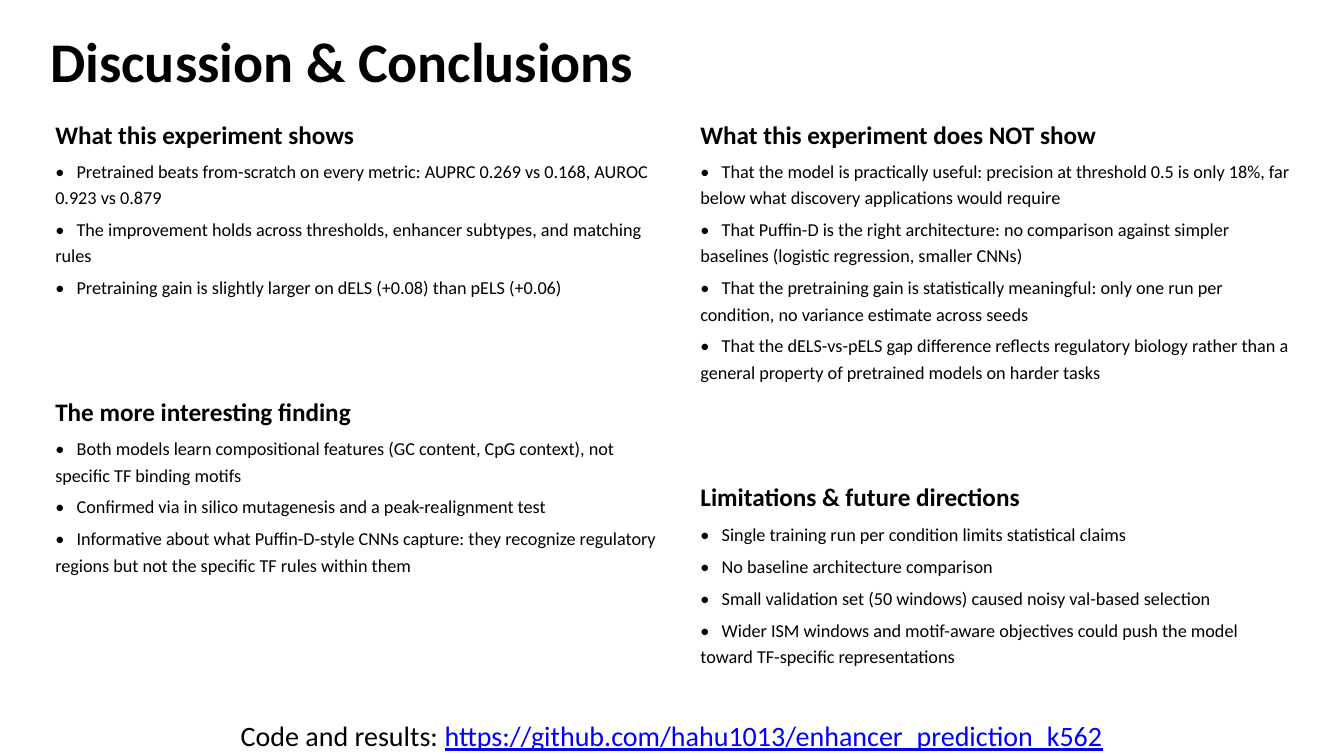
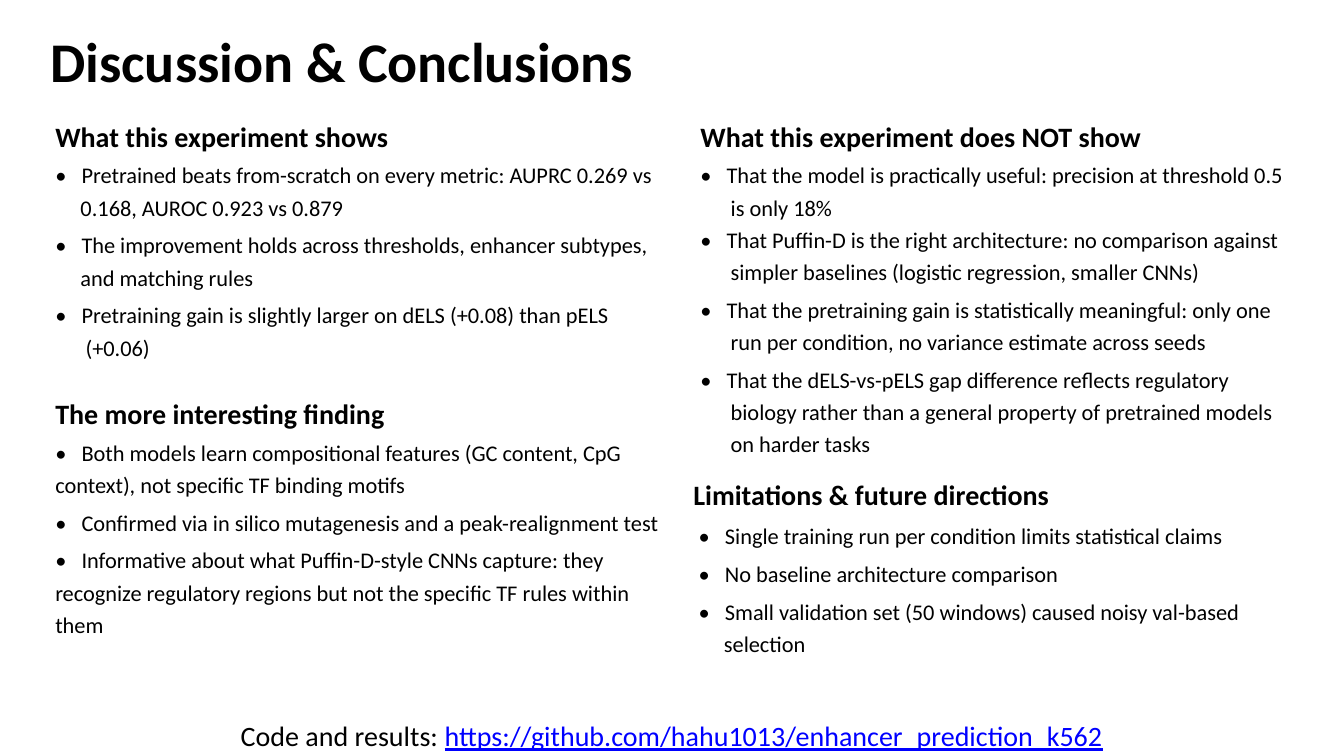
Before and after one commit to hahu1013/enhancer_prediction_k562, a slide deck: slide 11 of slides/K562_enhancer_prediction.pptx. Drawn at 1344x756 pixels with LibreOffice and Linux fonts; fonts in the diff are those of the drawing. Boxes give left, top, right and bottom in pixels: in the first picture for what was removed or moved away, otherwise in the second. Text is boxed around its words. In the diff, an @@ line names an element or a change of style, - is before the commit and + after.

```diff
--- a/slides/K562_enhancer_prediction.pptx
+++ b/slides/K562_enhancer_prediction.pptx
@@ text at [727, 167, 1282, 284]: text changed; size 13 to 16 pt @@
-• That the model is practically useful: precision at threshold 0.5 is only 18%, far below what discovery applications would require
-• That Puffin-D is the right architecture: no comparison against simpler baselines (logistic regression, smaller CNNs)
+• That the model is practically useful: precision at threshold 0.5
+is only 18%
+• That Puffin-D is the right architecture: no comparison against
+simpler baselines (logistic regression, smaller CNNs)
@@ text at [727, 302, 1272, 452]: size 13 to 16 pt in "• That the pretraining gain is statistically ...", "• That the dELS-vs-pELS gap difference reflects ..." @@
@@ size 18 to 20 pt in 4 elements at [55, 127, 388, 152], [55, 404, 384, 429], [700, 127, 1141, 152], [693, 485, 1049, 506] @@
@@ text "Limitations & future directions": place and size @@
-text "Limitations & future directions" at [700, 488, 1019, 507]
+text "Limitations & future directions" at [693, 485, 1049, 506]
@@ size 13 to 16 pt in 3 elements at [80, 167, 652, 359], [55, 445, 658, 633], [724, 528, 1238, 652] @@
@@ text at [700, 624, 1238, 666]: paragraph removed @@
-• Wider ISM windows and motif-aware objectives could push the model toward TF-specific representations
```
Also in this commit, not shown: 10 other slides changed.
